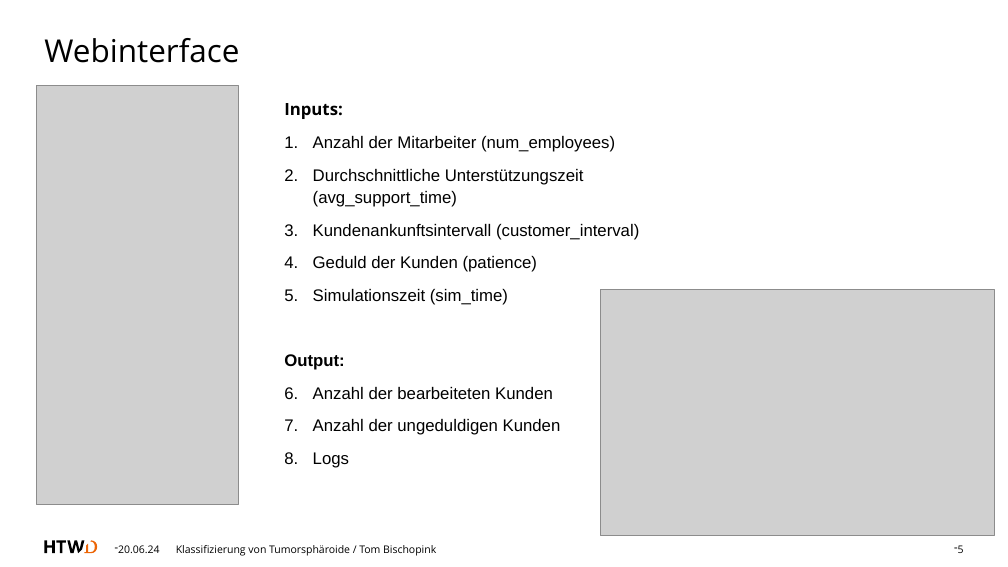
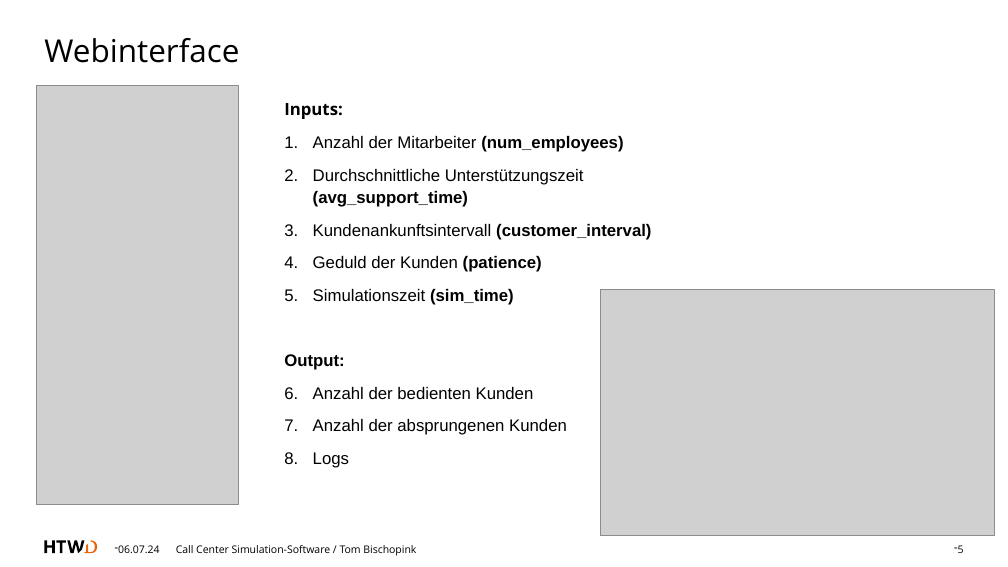
Before and after one commit to tombk556/Call-Center-Simulation, a slide deck: slide 5 of präsentation_callcenter.pptx. Drawn at 1008x567 pixels with LibreOffice and Linux fonts; fonts in the diff are those of the drawing; grey boxes stand for pictures. Boxes give left, top, right and bottom in pixels: in the first picture for what was removed or moved away, otherwise in the second. Text is boxed around its words. In the diff, an @@ line names an element or a change of style, - is before the commit and + after.

```diff
--- a/präsentation_callcenter.pptx
+++ b/präsentation_callcenter.pptx
@@ text at (313,136,651,305): bold on in "(num_employees)", "(avg_support_time)", "(customer_interval)", "(patience)" and 1 more places @@
@@ text at (313,387,567,435): text changed @@
-1. Anzahl der bearbeiteten Kunden
-2. Anzahl der ungeduldigen Kunden
+1. Anzahl der bedienten Kunden
+2. Anzahl der absprungenen Kunden
@@ text at (118,545,159,553): text changed @@
-20.06.24
+06.07.24
@@ text at (176,545,416,556): text changed @@
-Klassifizierung von Tumorsphäroide / Tom Bischopink
+Call Center Simulation-Software / Tom Bischopink
```
Also in this commit, not shown: 5 other slides changed, 4 slides added, 1 other file.
